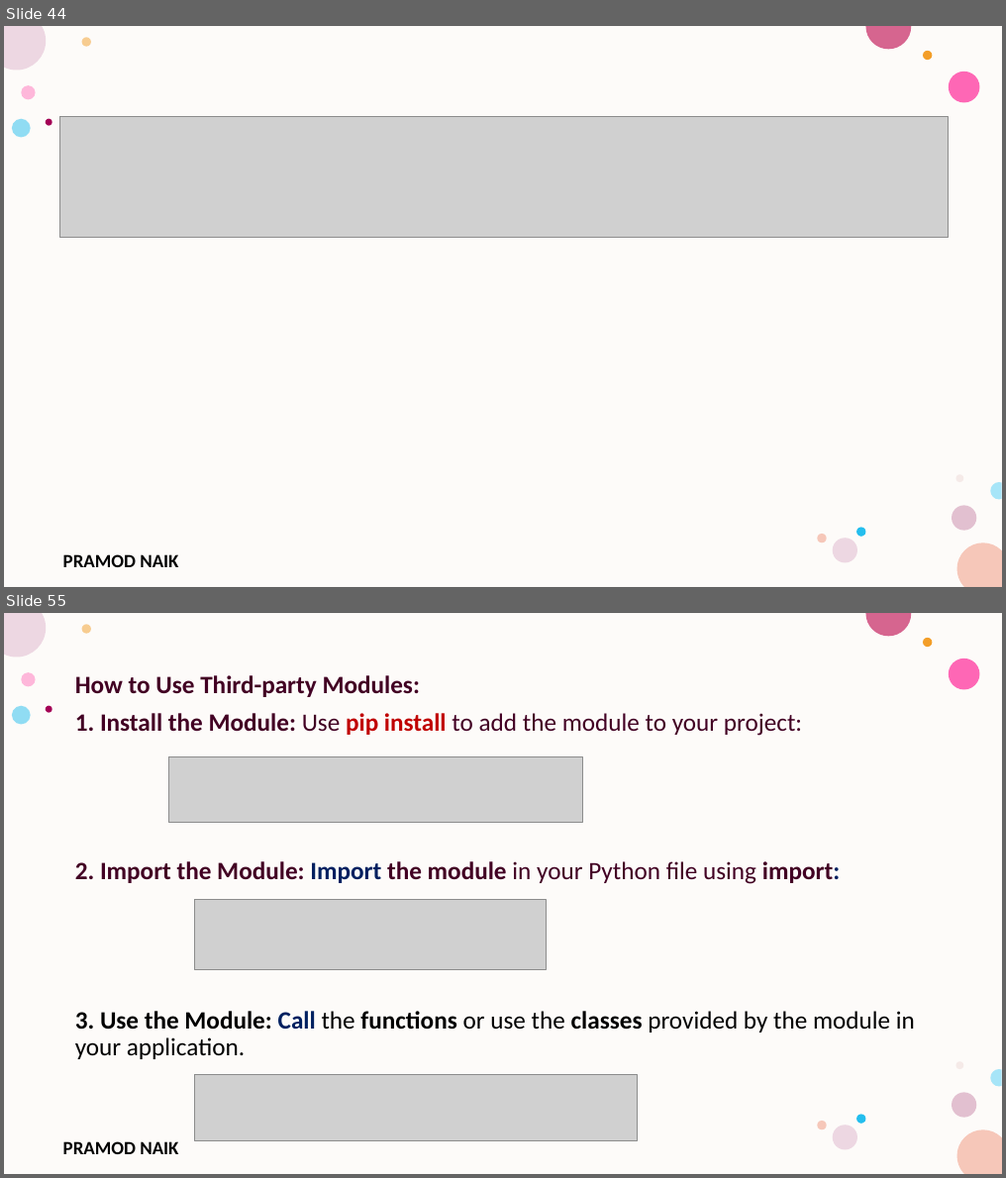
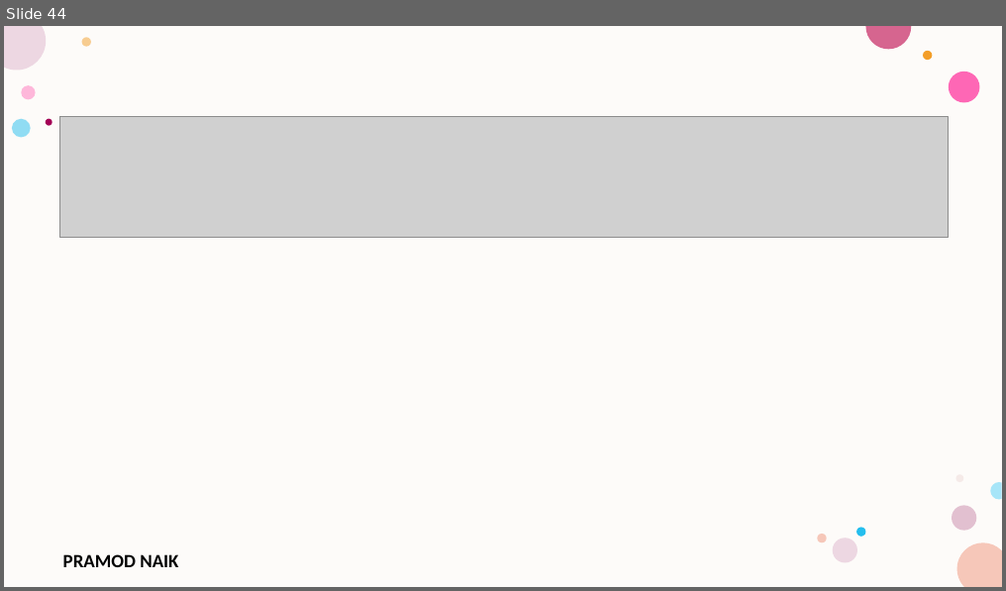
Before and after one commit to PRAMODNAIK-DEV/Backend-Dev-using-Python-FastAPI, a slide deck: FastAPI/Introduction to FastAPI.pptx. Shown one above the other, each under a label of ours: slides 44 and 55 before the commit, slide 44 after it; the slides between them are not shown. The pictures are 1006x1178 and 1006x591 pixels, drawn with LibreOffice and Linux fonts; fonts in the diff are those of the drawing; grey boxes stand for pictures; background and template pictures are left out. Boxes give left, top, right and bottom in pixels: in the first picture for what was removed or moved away, otherwise in the second. Text is boxed around its words. In the diff, an @@ line names an element or a change of style, - is before the commit and + after.

```diff
--- a/FastAPI/Introduction to FastAPI.pptx
+++ b/FastAPI/Introduction to FastAPI.pptx
@@ slide 55 removed at (4, 613, 1002, 1174), background #FFFFFF; not listed: 17 template elements that a slide beside it also shows @@
@@ text removed at (75, 675, 915, 1059) @@
-How to Use Third-party Modules:
-1. Install the Module: Use pip install to add the module to your project:
-2. Import the Module: Import the module in your Python file using import:
-3. Use the Module: Call the functions or use the classes provided by the module in your application.
@@ picture removed at (168, 758, 583, 823) @@
@@ picture removed at (195, 900, 546, 970) @@
@@ picture removed at (195, 1074, 638, 1141) @@
```
Also in this commit, not shown: 7 slides changed, 15 other slides removed, 1 other file.
